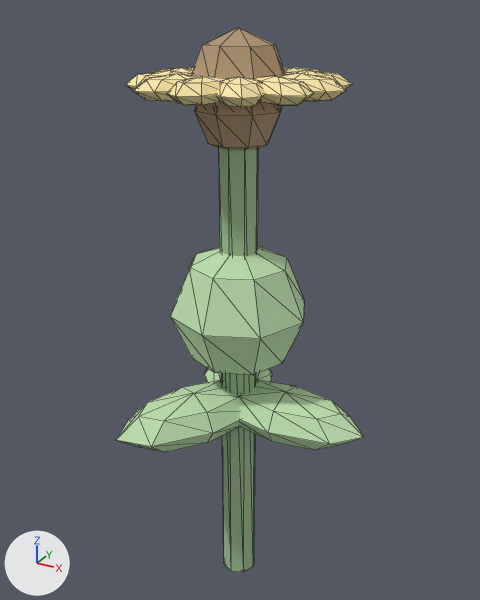
What one commit did to the glTF model public/models/garden/sunflower.glb.
Before and after are seen from a 50 mm lens placed at (0.548, -0.992, 1.133), pointed at (-0.006, 0.015, 0.63). The lights are fixed; the arrows at lower left show +X, +Y and +Z. The picture after the commit comes second. Mesh edges are drawn as thin lines. Where no turn or scale is listed for an object, it has been applied to the vertices. Vertices at exactly the same position are counted once.

Names of what the first picture shows: 'flower', 'foliage', 'fruit', 'stem'.
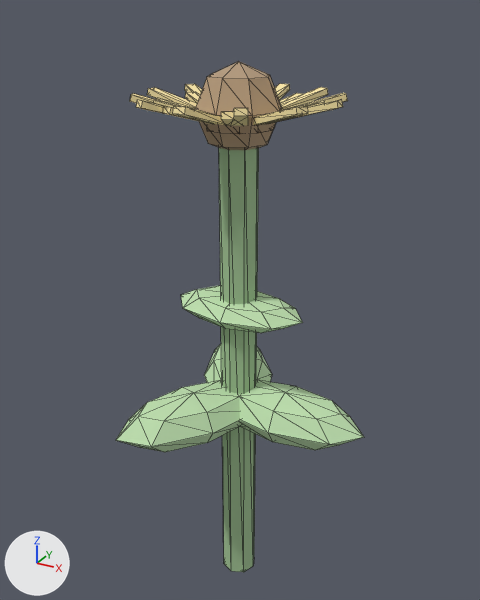
Where the newer file only moved an object's origin or applied its transform, the numbers keep the older frame.

Where the change shows, as pixel boxes (x1, y1, x2, y2) in the pictures (480 x 600 px; the box of a moved part takes in the faces that stretch with it):
'foliage', reshaped (19% shorter)
    before: (116, 247, 364, 452)
    after: (116, 286, 364, 452)
'flower', recoloured, reshaped, moved
    before: (125, 27, 352, 111)
    after: (130, 84, 348, 134)
part 1 of me_flower, deleted (beige)
    before: (191, 27, 285, 111)
part 2 of me_flower, deleted (beige)
    before: (167, 76, 226, 105)
part 3 of me_flower, deleted (beige)
    before: (133, 74, 201, 102)
part 4 of me_flower, deleted (mostly hidden)
    before: (284, 68, 321, 73)
part 5 of me_flower, deleted
    before: (125, 71, 192, 90)
part 6 of me_flower, deleted
    before: (284, 70, 352, 89)
part 7 of me_flower, deleted (mostly hidden)
    before: (155, 68, 193, 73)
part 8 of me_flower, deleted (beige)
    before: (254, 76, 314, 105)
part 9 of me_flower, deleted (beige)
    before: (280, 73, 346, 101)
part 10 of me_flower, deleted (beige)
    before: (216, 77, 265, 107)
part 11 of me_flower, added (beige)
    after: (130, 84, 348, 126)
part 12 of me_foliage, moved or reshaped
    before: (170, 247, 304, 375)
    after: (181, 286, 303, 333)

Patch to the scene script:
```diff
--- a/public/models/garden/sunflower.glb.py
+++ b/public/models/garden/sunflower.glb.py
@@ mat_flower_core_m @@
 mat_flower_core_m = principled_material('flower_core_m')
-mat_flower_core_m.base_color = (0.42, 0.3, 0.18)  # beige #ad9576
+mat_flower_core_m.base_color = (0.24, 0.15, 0.08)  # brown #866c50
 mat_flower_core_m.roughness = 0.9
@@ me_flower @@
-me_flower.from_pydata(...)  # 338 vertices, 624 faces; spans x -0.185..0.185, y -0.185..0.185, z 0.935..1.105
+me_flower.from_pydata(...)  # 184 vertices, 284 faces; spans x -0.177..0.177, y -0.177..0.177, z 0.0..0.055
+# me_flower part 1: the loose piece of 26 vertices spanning x -0.085..0.085, y -0.085..0.085, z 0.935..1.105 is deleted
+# me_flower part 2: the loose piece of 26 vertices spanning x -0.041..0.041, y -0.185..-0.035, z 0.999..1.041 is deleted
+# me_flower part 3: the loose piece of 26 vertices spanning x -0.106..-0.003, y -0.16..-0.03, z 0.999..1.041 is deleted
+# me_flower part 4: the loose piece of 26 vertices spanning x 0.003..0.106, y 0.03..0.16, z 0.999..1.041 is deleted
+# me_flower part 5: the loose piece of 26 vertices spanning x -0.16..-0.03, y -0.106..-0.003, z 0.999..1.041 is deleted
+# me_flower part 6: the loose piece of 26 vertices spanning x 0.03..0.16, y 0.003..0.106, z 0.999..1.041 is deleted
+# me_flower part 7: the loose piece of 26 vertices spanning x -0.185..-0.035, y -0.041..0.041, z 0.999..1.041 is deleted
+# me_flower part 8: the loose piece of 26 vertices spanning x 0.03..0.16, y -0.106..-0.003, z 0.999..1.041 is deleted
+# me_flower part 9: the loose piece of 26 vertices spanning x 0.035..0.185, y -0.041..0.041, z 0.999..1.041 is deleted
+# me_flower part 10: the loose piece of 26 vertices spanning x 0.003..0.106, y -0.16..-0.03, z 0.999..1.041 is deleted
+# me_flower part 11: 160 vertices added at x -0.177..0.177, y -0.177..0.177, z 0.012..0.055
+# other edits to the shape of me_flower do not show in these pictures
 me_flower.materials.append(mat_flower_core_m)
@@ me_flower @@
 me_flower.materials.append(mat_flower_petal_11_m)
+me_flower.materials.append(mat_flower_petal_1_0_m)  # beige #fce8aa
+me_flower.materials.append(mat_flower_petal_1_1_m)  # beige #fce8aa
+me_flower.materials.append(mat_flower_petal_1_2_m)  # beige #fce8aa
+me_flower.materials.append(mat_flower_petal_1_3_m)  # beige #fce8aa
+me_flower.materials.append(mat_flower_petal_1_4_m)  # beige #fce8aa
+me_flower.materials.append(mat_flower_petal_1_5_m)  # beige #fce8aa
+me_flower.materials.append(mat_flower_petal_1_6_m)  # beige #fce8aa
+me_flower.materials.append(mat_flower_petal_1_7_m)  # beige #fce8aa
@@ me_foliage @@
-me_foliage.from_pydata(...)  # 104 vertices, 192 faces; spans x -0.15..0.26, y -0.225..0.225, z 0.372..0.75
+me_foliage.from_pydata(...)  # 104 vertices, 192 faces; spans x -0.151..0.26, y -0.225..0.225, z 0.372..0.648
+# me_foliage part 12: the loose piece of 26 vertices spanning x -0.131..0.131, y -0.13..0.13, z 0.49..0.75 is scaled about its middle by (0.998, 0.549, 0.22)
 me_foliage.materials.append(mat_foliage_0_m)
@@ ob_flower @@
 ob_flower = bpy.data.objects.new('flower', me_flower)
-ob_flower.location = (0.0, 0.0, 0.0)
+ob_flower.location = (0.0, 0.0, 0.95)
```
